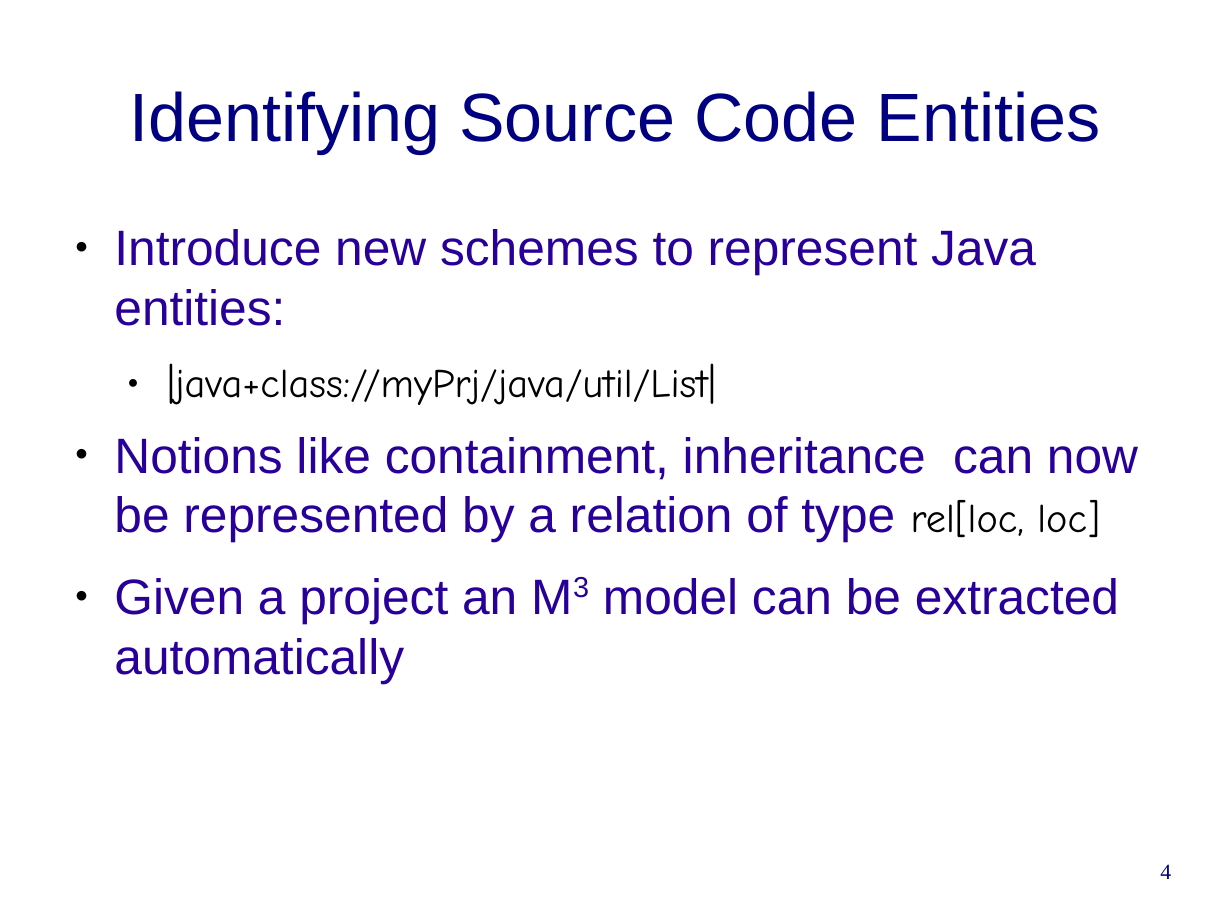
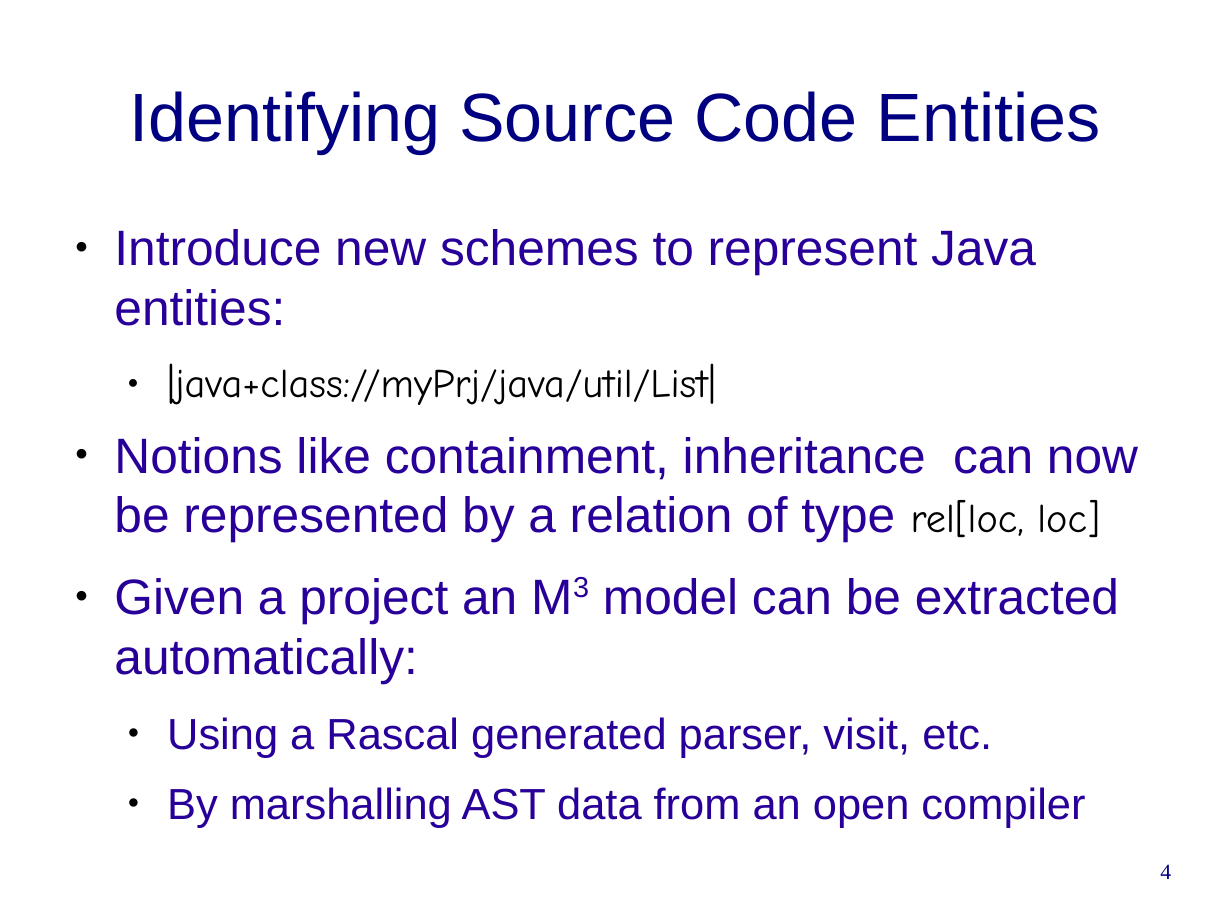
Before and after one commit to cwi-swat/rascal-course-pldi-2015, a slide deck: slide 4 of presentations/M3-overview.odp. Drawn at 1232x924 pixels with LibreOffice and Linux fonts; fonts in the diff are those of the drawing; background and template pictures are left out. Boxes give left, top, right and bottom in pixels: in the first picture for what was removed or moved away, otherwise in the second. Text is boxed around its words. In the diff, an @@ line names an element or a change of style, - is before the commit and + after.

```diff
--- a/presentations/M3-overview.odp
+++ b/presentations/M3-overview.odp
@@ text at box(114, 578, 1119, 828): text changed; size 32 to 28 pt @@
-● Given a project an M3 model can be extracted automatically
+● Given a project an M3 model can be extracted automatically:
+  ● Using a Rascal generated parser, visit, etc.
+  ● By marshalling AST data from an open compiler
```
Also in this commit, not shown: 5 other slides changed, 2 slides added, 1 other file.
